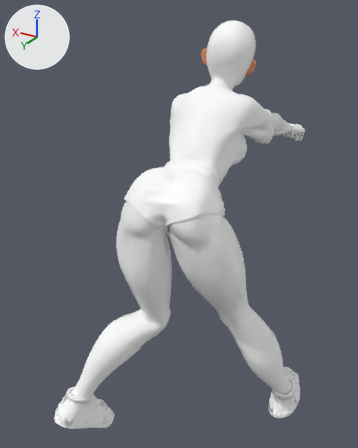
The glTF model manga-girl-2/manga-girl-2.glb, before and after one commit.
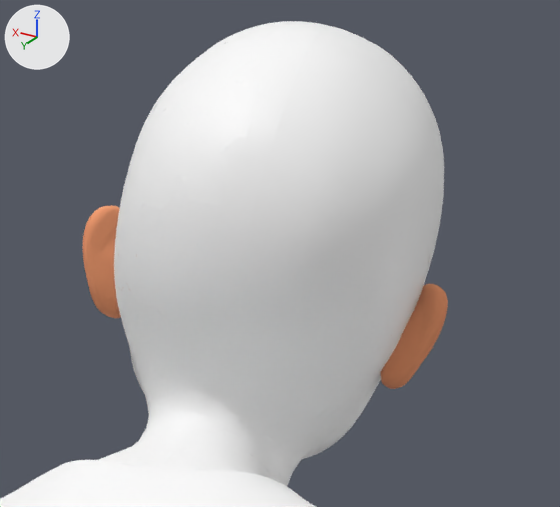
Each version appears first whole from a camera (50 mm lens) standing at (-4.0, 7.01, 7.78) and looking at (0.58, -0.63, 3.95), and next in a close-up on the part from 53% to 76% of the width and 4% to 21% of the height. The lights are fixed; the arrows at upper left show +X, +Y and +Z. Where no turn or scale is listed for an object, it has been applied to the vertices.

Before the edit, the objects in view are built like this:
```python
mat_ears_001 = principled_material('EARS.001')
mat_ears_001.base_color = (0.856, 0.32, 0.151)  # orange #ee996d
mat_ears_001.roughness = 1.0
me_shirt_shirt_0_001 = bpy.data.meshes.new('SHIRT_SHIRT_0.001')
me_shirt_shirt_0_001.from_pydata(...)  # 60296 vertices, 97100 faces; spans x -1.99..1.83, y -4.1..2.17, z 0.03..7.62
me_shirt_shirt_0_001.materials.append(mat_shirt_001)  # white #ffffff
me_shirt_shirt_0_001.materials.append(mat_body_001)  # white #ffffff
me_shirt_shirt_0_001.materials.append(mat_arm_bang_001)  # white #ffffff
me_shirt_shirt_0_001.materials.append(mat_eye_brow_001)  # dark red #680907
me_shirt_shirt_0_001.materials.append(mat_eye_lesh_001)  # dark red #680907
me_shirt_shirt_0_001.materials.append(mat_eyes_001)  # white #ffffff
me_shirt_shirt_0_001.materials.append(mat_extract5_001)  # white #e7d9f1
me_shirt_shirt_0_001.materials.append(mat_ears_001)  # orange #ee996d
me_shirt_shirt_0_001.materials.append(mat_extract9_1_001)  # grey #bcbcbc
me_shirt_shirt_0_001.materials.append(mat_soak_001)  # white #ffffff
me_shirt_shirt_0_001.materials.append(mat_pant_001)  # white #ffffff
me_shirt_shirt_0_001.materials.append(mat_shoe_001)  # white #ffffff
me_shirt_shirt_0_001.materials.append(mat_logo_001)  # white #ffffff
me_shirt_shirt_0_001.materials.append(mat_tongue_001)  # red #e44466
ob_shirt_shirt_0 = bpy.data.objects.new('SHIRT_SHIRT_0', me_shirt_shirt_0_001)
ob_shirt_shirt_0.location = (0.0, 0.0, 0.0)
```
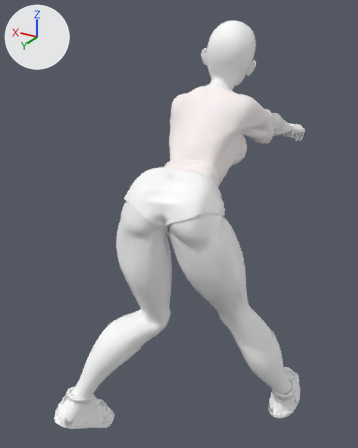
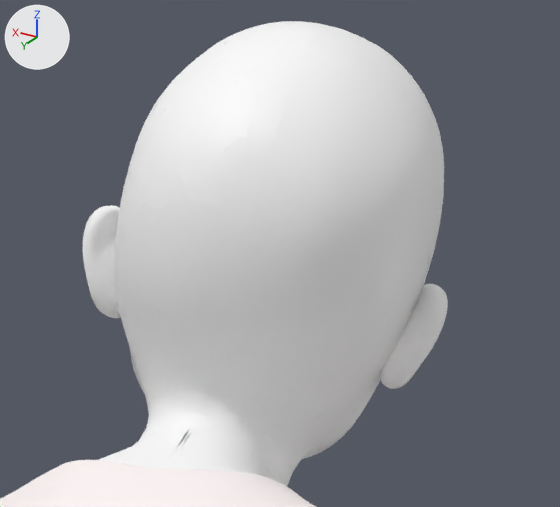
Edits to the bpy script that builds the scene:
```text
Change mat_ears_001:
    mat_ears_001.base_color: (0.856, 0.32, 0.151) -> (1.0, 1.0, 1.0)  # orange #ee996c -> white #ffffff
    mat_ears_001.metallic: 0.0 -> 1.0
```

Pixel boxes (x1, y1, x2, y2) of what changed, in the close-ups (560 x 507 px):
'SHIRT_SHIRT_0', recoloured, surface changed (orange to white)
    both: (83, 204, 448, 450)
